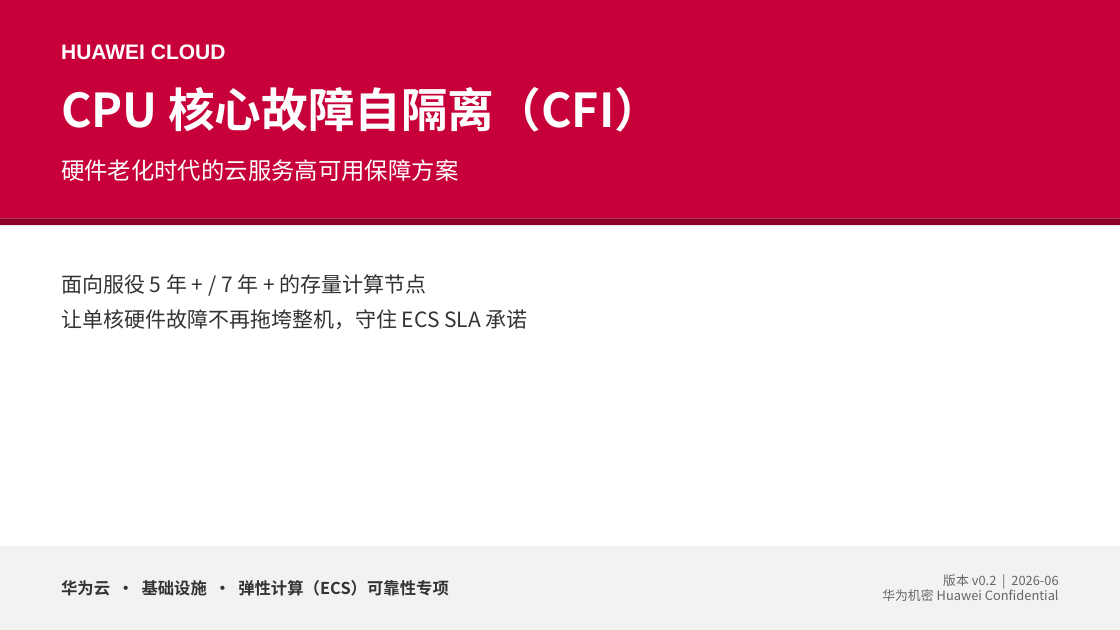
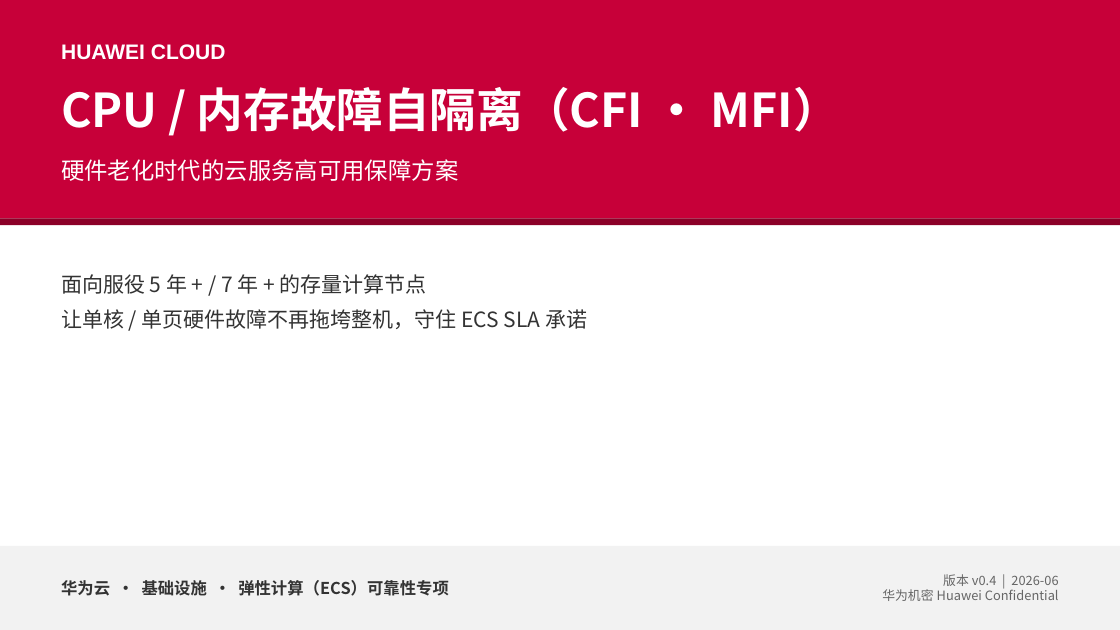
Before and after one commit to zengxi0302/cpu_core_isolate, a slide deck: slide 1 of docs/CFI_华为云_汇报材料.pptx. Drawn at 1120x630 pixels with LibreOffice and Linux fonts; fonts in the diff are those of the drawing. Boxes give left, top, right and bottom in pixels: in the first picture for what was removed or moved away, otherwise in the second. Text is boxed around its words. In the diff, an @@ line names an element or a change of style, - is before the commit and + after.

```diff
--- a/docs/CFI_华为云_汇报材料.pptx
+++ b/docs/CFI_华为云_汇报材料.pptx
@@ text at (61, 87, 840, 132): text changed @@
-CPU 核心故障自隔离（CFI）
+CPU / 内存故障自隔离（CFI · MFI）
@@ text at (61, 309, 587, 329): text changed @@
-让单核硬件故障不再拖垮整机，守住 ECS SLA 承诺
+让单核 / 单页硬件故障不再拖垮整机，守住 ECS SLA 承诺
@@ text at (943, 574, 1058, 590): text changed @@
-版本 v0.2 | 2026-06
+版本 v0.4 | 2026-06
```
Also in this commit, not shown: 18 other slides changed, 6 slides added, 3 other files.
